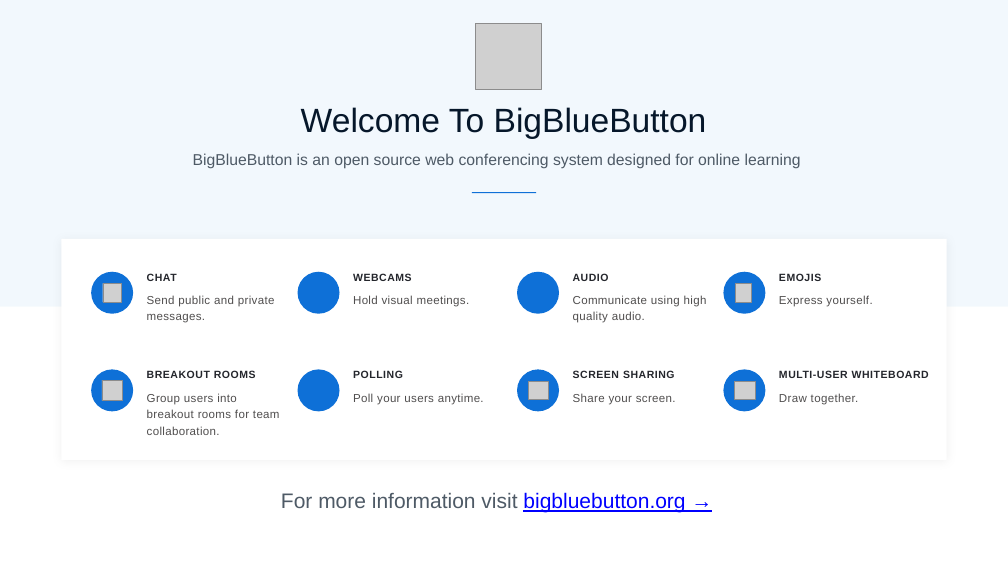
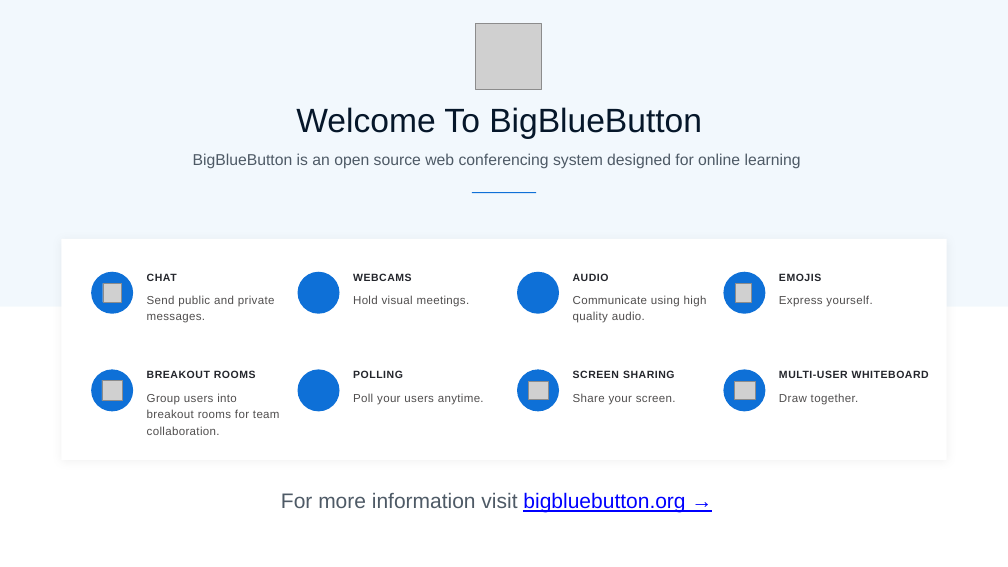
Before and after one commit to alangecker/bbb-packages, a slide deck: slide 1 of bbb-config/data/var/www/bigbluebutton-default/default.pptx. Drawn at 1008x567 pixels with LibreOffice and Linux fonts; fonts in the diff are those of the drawing; grey boxes stand for pictures; background and template pictures are left out. Boxes give left, top, right and bottom in pixels: in the first picture for what was removed or moved away, otherwise in the second. Text is boxed around its words. In the diff, an @@ line names an element or a change of style, - is before the commit and + after.

```diff
--- a/bbb-config/data/var/www/bigbluebutton-default/default.pptx
+++ b/bbb-config/data/var/www/bigbluebutton-default/default.pptx
@@ text "Welcome To BigBlueButton": place and size @@
-text "Welcome To BigBlueButton" at <box>301,107,707,139</box>
+text "Welcome To BigBlueButton" at <box>296,107,702,139</box>
```
Also in this commit, not shown: 5 other files.
